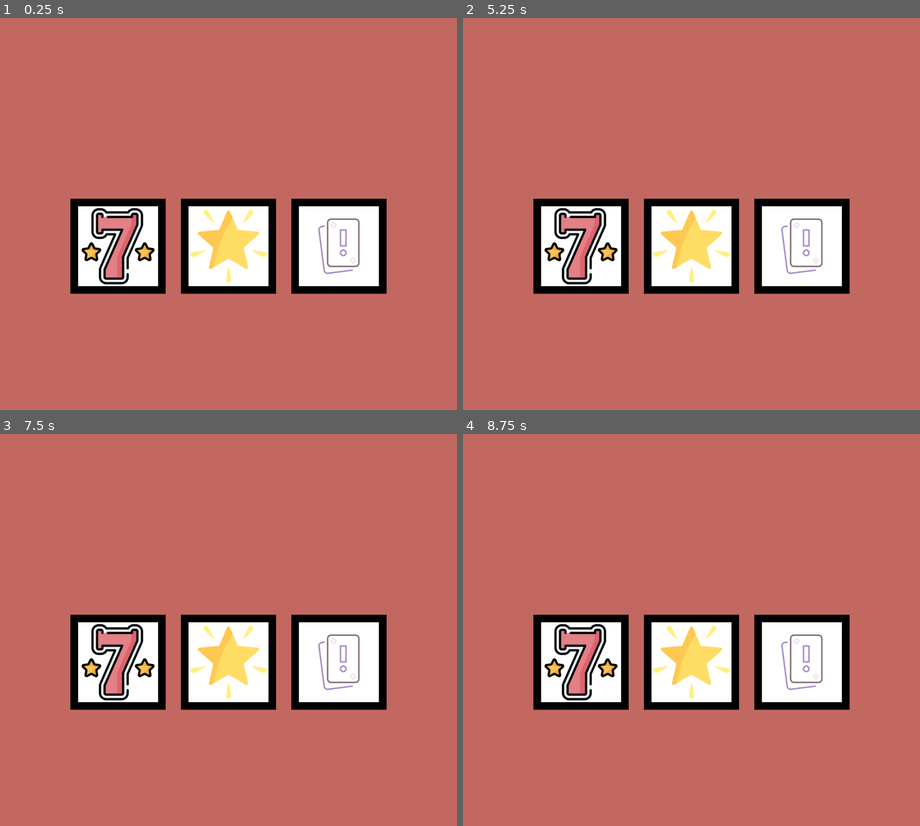
Above: before the commit, frames 1-4 (two rows, left to right).
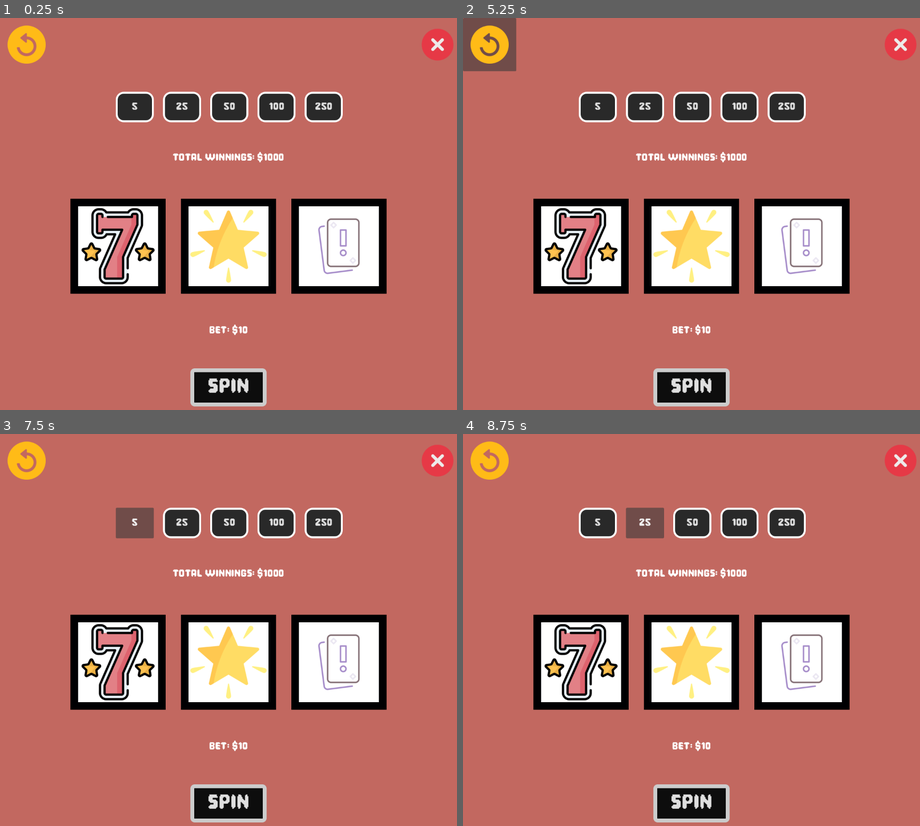
Above: after the commit, the same moments.

Repository: ankit-suman-07/GODOT_Slots
Game: Godot game, scene res://scenes/game_screen.tscn
Two runs of this game, one before a commit and one after it. Both use one fixed random seed, a clock stepped at 60 frames per second and the inputs below. The project has no main scene, so this scene is started directly.
Inputs (mouse positions are in pixels of both pictures, inside the frame that each line leads up to):
- Up to frame 1 (0.25 s): no input
- Up to frame 2 (5.25 s): click (600, 108) at 0.5 s, where only the run after the commit has a clickable "5"; click (645, 108) at 1.25 s, where only the run after the commit has a clickable "25"; click (691, 108) at 2 s, where only the run after the commit has a clickable "50"; click (737, 108) at 2.75 s, where only the run after the commit has a clickable "100"; click (787, 108) at 3.5 s, where only the run after the commit has a clickable "250"; click (691, 386) at 4.25 s, where only the run after the commit has a clickable "SPIN"; click (490, 45) at 5.02 s
- Up to frame 3 (7.5 s): click (27, 461) at 5.77 s; click (27, 461) at 6.52 s; click (137, 524) at 7.25 s, where only the run after the commit has a clickable "5"
- Up to frame 4 (8.75 s): click (645, 524) at 8 s, where only the run after the commit has a clickable "25"

The runs differ from the first frame. In frame 1, 6.2% of the frame differs, in the area x 1-100%, y 1-100%; in frame 2, 7.2%, in the area x 0-100%, y 0-100%; in frame 3, 6.2%; in frame 4, 6.2%.

Commit message:
Setup Game screen UI

Diff:
--- a/scenes/game_screen.tscn
+++ b/scenes/game_screen.tscn
@@ -4,6 +4,9 @@
 [ext_resource type="Script" uid="uid://bwgf7dhbt4b3h" path="res://scripts/game_screen.gd" id="1_dv2sx"]
 [ext_resource type="Texture2D" uid="uid://c0swxuw2xp5fi" path="res://assets/seven.png" id="2_dv2sx"]
 [ext_resource type="Texture2D" uid="uid://mwuj1d2fb3ta" path="res://assets/cards.png" id="3_3uriw"]
+[ext_resource type="Texture2D" uid="uid://x0jvlcqbcy5s" path="res://assets/restart.png" id="5_1urxi"]
+[ext_resource type="FontFile" uid="uid://chx6dye232i65" path="res://assets/fonts/Pixel Game.otf" id="5_dthvl"]
+[ext_resource type="Texture2D" uid="uid://cpykdi6sycsnn" path="res://assets/close.png" id="6_dthvl"]
 
 [sub_resource type="StyleBoxFlat" id="StyleBoxFlat_dv2sx"]
 bg_color = Color(1, 1, 1, 1)
@@ -13,6 +16,36 @@
 border_width_bottom = 20
 border_color = Color(0, 0, 0.007843138, 1)
 
+[sub_resource type="StyleBoxFlat" id="StyleBoxFlat_dthvl"]
+bg_color = Color(0.16206557, 0.1620656, 0.16206548, 1)
+border_width_left = 5
+border_width_top = 5
+border_width_right = 5
+border_width_bottom = 5
+border_color = Color(1, 1, 1, 1)
+corner_radius_top_left = 20
+corner_radius_top_right = 20
+corner_radius_bottom_right = 20
+corner_radius_bottom_left = 20
+
+[sub_resource type="StyleBoxFlat" id="StyleBoxFlat_r01d7"]
+bg_color = Color(0.05197096, 0.051970966, 0.051970914, 1)
+border_width_left = 10
+border_width_top = 10
+border_width_right = 10
+border_width_bottom = 10
+corner_radius_top_left = 10
+corner_radius_top_right = 10
+corner_radius_bottom_right = 10
+corner_radius_bottom_left = 10
+
+[sub_resource type="StyleBoxFlat" id="StyleBoxFlat_1urxi"]
+bg_color = Color(0.6, 0.6, 0.6, 0)
+corner_radius_top_left = 60
+corner_radius_top_right = 60
+corner_radius_bottom_right = 60
+corner_radius_bottom_left = 60
+
 [node name="GameScreen" type="Control" unique_id=335455508]
 layout_mode = 3
 anchors_preset = 15
@@ -95,3 +128,128 @@
 grow_horizontal = 2
 grow_vertical = 2
 texture = ExtResource("3_3uriw")
+
+[node name="BetBtns" type="HBoxContainer" parent="." unique_id=940599686]
+layout_mode = 1
+anchors_preset = 5
+anchor_left = 0.5
+anchor_right = 0.5
+offset_left = -603.0
+offset_top = 194.0
+offset_right = 607.0
+offset_bottom = 274.0
+grow_horizontal = 2
+theme_override_constants/separation = 24
+alignment = 1
+
+[node name="bet_5" type="Button" parent="BetBtns" unique_id=2010879928]
+custom_minimum_size = Vector2(100, 80)
+layout_mode = 2
+theme_override_fonts/font = ExtResource("5_dthvl")
+theme_override_font_sizes/font_size = 36
+theme_override_styles/normal = SubResource("StyleBoxFlat_dthvl")
+text = "5"
+
+[node name="bet_25" type="Button" parent="BetBtns" unique_id=952644572]
+custom_minimum_size = Vector2(100, 80)
+layout_mode = 2
+theme_override_fonts/font = ExtResource("5_dthvl")
+theme_override_font_sizes/font_size = 36
+theme_override_styles/normal = SubResource("StyleBoxFlat_dthvl")
+text = "25"
+
+[node name="bet_50" type="Button" parent="BetBtns" unique_id=1742202328]
+custom_minimum_size = Vector2(100, 80)
+layout_mode = 2
+theme_override_fonts/font = ExtResource("5_dthvl")
+theme_override_font_sizes/font_size = 36
+theme_override_styles/normal = SubResource("StyleBoxFlat_dthvl")
+text = "50"
+
+[node name="bet_100" type="Button" parent="BetBtns" unique_id=1410627871]
+custom_minimum_size = Vector2(100, 80)
+layout_mode = 2
+theme_override_fonts/font = ExtResource("5_dthvl")
+theme_override_font_sizes/font_size = 36
+theme_override_styles/normal = SubResource("StyleBoxFlat_dthvl")
+text = "100"
+
+[node name="bet_250" type="Button" parent="BetBtns" unique_id=1421909968]
+custom_minimum_size = Vector2(100, 80)
+layout_mode = 2
+theme_override_fonts/font = ExtResource("5_dthvl")
+theme_override_font_sizes/font_size = 36
+theme_override_styles/normal = SubResource("StyleBoxFlat_dthvl")
+text = "250"
+
+[node name="SpinBtn" type="HBoxContainer" parent="." unique_id=2052457527]
+layout_mode = 1
+anchors_preset = 12
+anchor_top = 1.0
+anchor_right = 1.0
+anchor_bottom = 1.0
+offset_top = -279.0
+offset_bottom = -179.0
+grow_horizontal = 2
+grow_vertical = 0
+alignment = 1
+
+[node name="SpinBtn" type="Button" parent="SpinBtn" unique_id=219214809]
+custom_minimum_size = Vector2(200, 100)
+layout_mode = 2
+theme_override_fonts/font = ExtResource("5_dthvl")
+theme_override_font_sizes/font_size = 72
+theme_override_styles/normal = SubResource("StyleBoxFlat_r01d7")
+text = "SPIN"
+
+[node name="RestartBtn" type="Button" parent="." unique_id=354309504]
+layout_mode = 0
+offset_right = 140.0
+offset_bottom = 140.0
+theme_override_styles/normal = SubResource("StyleBoxFlat_1urxi")
+icon = ExtResource("5_1urxi")
+icon_alignment = 1
+
+[node name="CloseBtn" type="Button" parent="." unique_id=386491969]
+layout_mode = 0
+offset_left = 1079.0
+offset_right = 1219.0
+offset_bottom = 140.0
+theme_override_styles/normal = SubResource("StyleBoxFlat_1urxi")
+icon = ExtResource("6_dthvl")
+icon_alignment = 1
+
+[node name="WinningsLabel" type="Label" parent="." unique_id=1128548644]
+layout_mode = 1
+anchors_preset = 10
+anchor_right = 1.0
+offset_top = 308.0
+offset_bottom = 429.0
+grow_horizontal = 2
+theme_override_fonts/font = ExtResource("5_dthvl")
+theme_override_font_sizes/font_size = 36
+text = "Total Winnings: $1000"
+horizontal_alignment = 1
+vertical_alignment = 1
+
+[node name="BetLabel" type="Label" parent="." unique_id=853996365]
+layout_mode = 1
+anchors_preset = 10
+anchor_right = 1.0
+offset_top = 762.0
+offset_bottom = 883.0
+grow_horizontal = 2
+theme_override_fonts/font = ExtResource("5_dthvl")
+theme_override_font_sizes/font_size = 36
+text = "Bet: $10"
+horizontal_alignment = 1
+vertical_alignment = 1
+
+[connection signal="pressed" from="BetBtns/bet_5" to="." method="_on_bet_5_pressed"]
+[connection signal="pressed" from="BetBtns/bet_25" to="." method="_on_bet_25_pressed"]
+[connection signal="pressed" from="BetBtns/bet_50" to="." method="_on_bet_50_pressed"]
+[connection signal="pressed" from="BetBtns/bet_100" to="." method="_on_bet_100_pressed"]
+[connection signal="pressed" from="BetBtns/bet_250" to="." method="_on_bet_250_pressed"]
+[connection signal="pressed" from="SpinBtn/SpinBtn" to="." method="_on_spin_btn_pressed"]
+[connection signal="pressed" from="RestartBtn" to="." method="_on_restart_btn_pressed"]
+[connection signal="pressed" from="CloseBtn" to="." method="_on_close_btn_pressed"]
--- a/scripts/game_screen.gd
+++ b/scripts/game_screen.gd
@@ -3,6 +3,9 @@
 @onready var left_slot = $CenterContainer/HBoxContainer/FirstPanel/left
 @onready var mid_slot = $CenterContainer/HBoxContainer/SecondPanel/middle
 @onready var right_slot = $CenterContainer/HBoxContainer/ThirdPanel/right
+
+@onready var winnings_label = $WinningsLabel
+@onready var bet_label = $BetLabel
 
 const SEVEN = preload("res://assets/seven.png")
 const BELL = preload("res://assets/bell.png")
@@ -20,3 +23,46 @@
 # Called every frame. 'delta' is the elapsed time since the previous frame.
 func _process(delta: float) -> void:
 	pass
+
+func spin_slot():
+	print("Spining")
+
+func change_image():
+	pass
+
+
+
+func _on_spin_btn_pressed() -> void:
+	spin_slot()
+
+
+
+
+func _on_bet_5_pressed() -> void:
+	print("5")
+
+
+func _on_bet_25_pressed() -> void:
+	print("25")
+
+
+func _on_bet_50_pressed() -> void:
+	print("50")
+
+
+func _on_bet_100_pressed() -> void:
+	print("100")
+
+
+func _on_bet_250_pressed() -> void:
+	print("250")
+
+
+func _on_restart_btn_pressed() -> void:
+	print("Restart")
+
+
+
+
+func _on_close_btn_pressed() -> void:
+	print("Close")
Binary file added: assets/close.png
Not shown, added: assets/close.png.import
Binary file added: assets/fonts/Pixel Game.otf
Not shown, added: assets/fonts/Pixel Game.otf.import
Binary file added: assets/restart.png
Not shown, added: assets/restart.png.import
Not shown, changed: Credits.md
Not shown, changed: assets/.DS_Store
